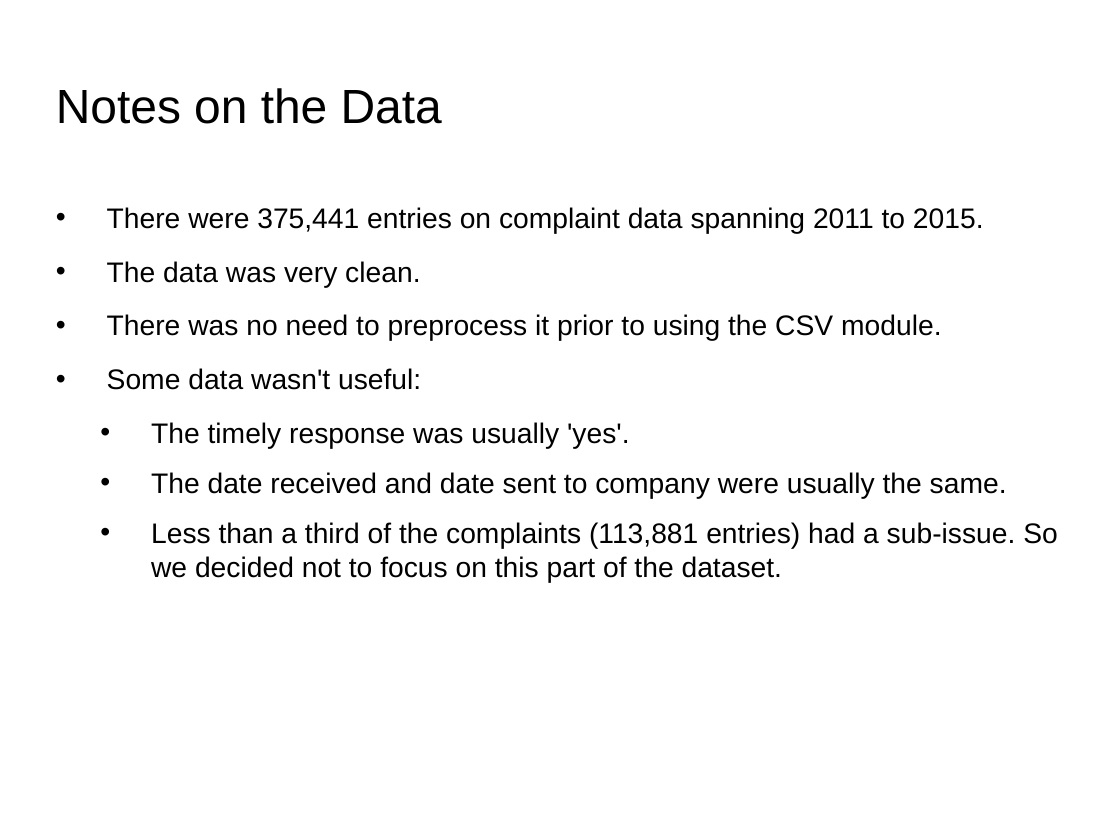
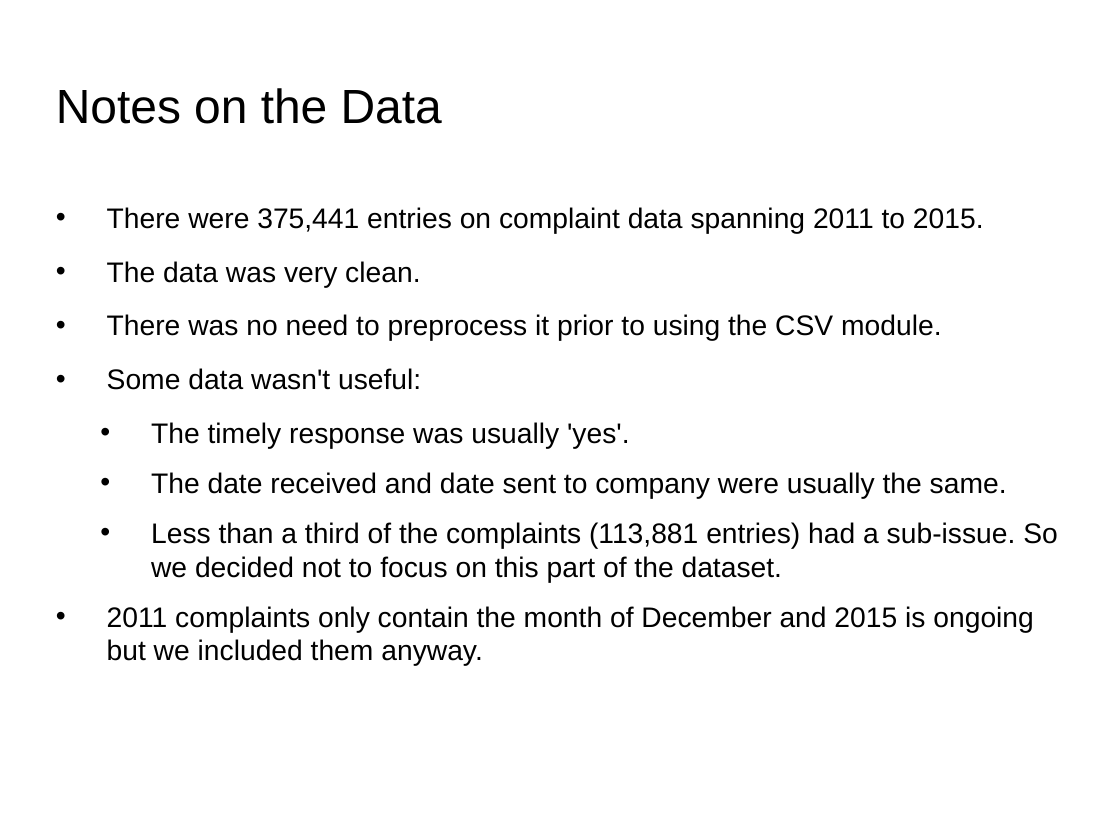
Before and after one commit to tawrahim/PCP_Final_Project, a slide deck: slide 4 of presentation.ppt. Drawn at 1120x840 pixels with LibreOffice and Linux fonts; fonts in the diff are those of the drawing; background and template pictures are left out. Boxes give left, top, right and bottom in pixels: in the first picture for what was removed or moved away, otherwise in the second. Text is boxed around its words. In the diff, an @@ line names an element or a change of style, - is before the commit and + after.

```diff
--- a/presentation.ppt
+++ b/presentation.ppt
@@ text at (107, 606, 1034, 666): paragraph added @@
+• 2011 complaints only contain the month of December and 2015 is ongoing but we included them anyway.
```
Also in this commit, not shown: 1 other slide changed.
